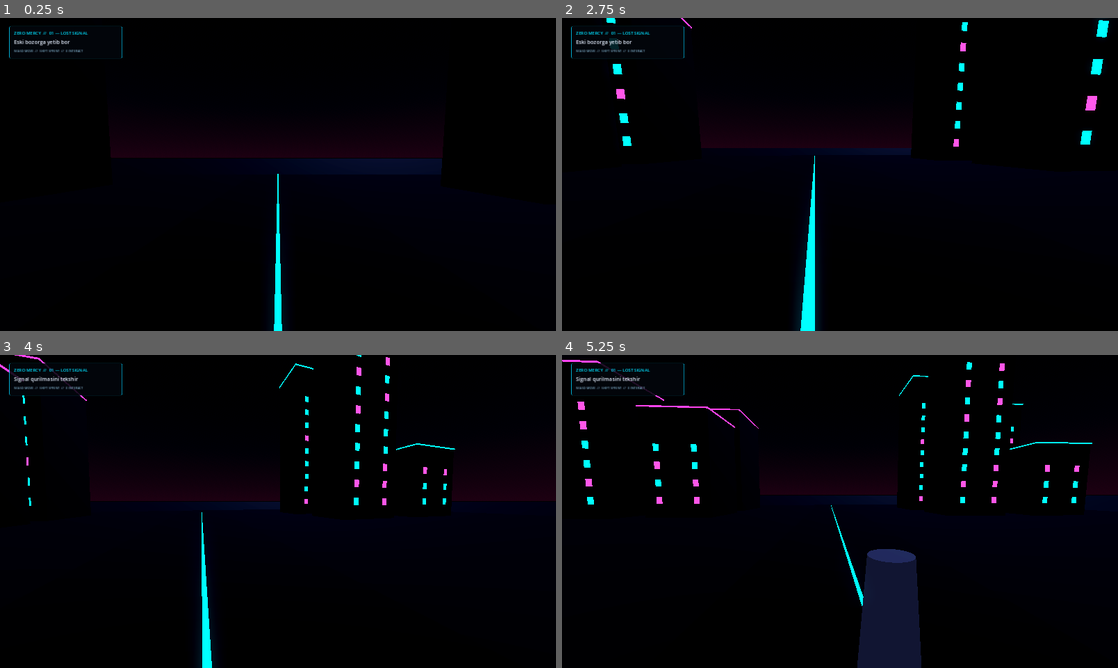
Above: before the commit, frames 1-4 (two rows, left to right).
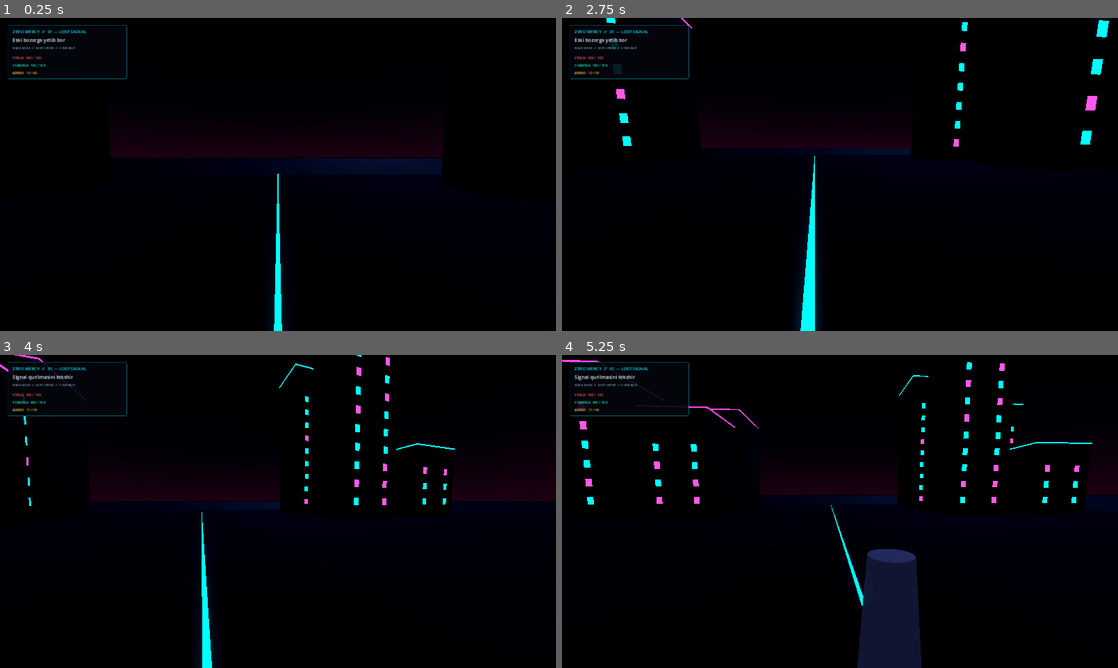
Above: after the commit, the same moments.

Repository: muharramoyxolmatova250-gif/ZERO-MERCY
Game: Godot game, scene res://scenes/main.tscn
The game is run twice, just before and just after one commit, with the same random seed, the same clock (stepped at 60 frames per second) and the same inputs.
Inputs (mouse positions are in pixels of both pictures, inside the frame that each line leads up to):
- Up to frame 1 (0.25 s): no input
- Up to frame 2 (2.75 s): tap Enter at 0.5 s; move the mouse to (867, 174) at 0.52 s; hold W (move_forward) from 0.53 s (still down); tap E (interact) at 0.6 s; click (867, 174) at 0.67 s; tap Space (jump) at 0.77, 1.52 s; move the mouse to (812, 174) at 1.27 s; tap Shift (sprint) at 1.35 s; move the mouse to (851, 168) at 2.02 s; tap R at 2.1 s
- Up to frame 3 (4 s): keep holding W (move_forward); move the mouse to (272, 517) at 2.77 s; tap E (interact) at 2.85 s; click (272, 517) at 2.92 s; tap Space (jump) at 3.02, 3.77 s; move the mouse to (316, 514) at 3.52 s; hold Shift (sprint) from 3.53 s (still down)
- Up to frame 4 (5.25 s): keep holding W (move_forward); move the mouse to (795, 508) at 4.27 s; release Shift (sprint) at 4.28 s; tap R at 4.35 s; tap Space (jump) at 4.52 s; move the mouse to (845, 511) at 5.02 s; tap E (interact) at 5.1 s; click (845, 511) at 5.17 s

The runs differ from the first frame. In frame 1, 0.7% of the frame differs, in the area x 1-23%, y 2-20%; in frame 2, 0.8%; in frame 3, 0.7%; in frame 4, 0.8%.

Commit message:
Add player vitals stamina and ammo to mission HUD

Diff:
--- a/scripts/ui/mission_hud.gd
+++ b/scripts/ui/mission_hud.gd
@@ -1,9 +1,13 @@
 extends CanvasLayer
-## Minimal mission HUD. Connects to MissionManager autoload.
+## Compact cyberpunk HUD for mission objective, player vitals and ammunition.
 
 var title_label: Label
 var objective_label: Label
 var status_label: Label
+var health_label: Label
+var stamina_label: Label
+var ammo_label: Label
+var player_ref: Node
 
 
 func _ready() -> void:
@@ -13,48 +17,87 @@
 		MissionManager.objective_updated.connect(_on_objective_updated)
 		MissionManager.mission_completed.connect(_on_mission_completed)
 		MissionManager.mission_failed.connect(_on_mission_failed)
+	var players := get_tree().get_nodes_in_group("player")
+	if not players.is_empty():
+		_bind_player(players[0])
 	if MissionManager.active_mission_id == "":
 		MissionManager.start_mission("prologue_signal")
 
 
 func _build_ui() -> void:
 	var panel := PanelContainer.new()
-	panel.position = Vector2(32, 28)
-	panel.custom_minimum_size = Vector2(390, 112)
+	panel.position = Vector2(28, 24)
+	panel.custom_minimum_size = Vector2(410, 170)
 	var style := StyleBoxFlat.new()
-	style.bg_color = Color(0.012, 0.022, 0.045, 0.88)
+	style.bg_color = Color(0.012, 0.022, 0.045, 0.9)
 	style.border_color = Color(0.0, 0.82, 1.0, 0.9)
 	style.set_border_width_all(1)
 	style.set_corner_radius_all(5)
-	style.content_margin_left = 16
-	style.content_margin_right = 16
-	style.content_margin_top = 12
-	style.content_margin_bottom = 12
+	style.content_margin_left = 15
+	style.content_margin_right = 15
+	style.content_margin_top = 11
+	style.content_margin_bottom = 11
 	panel.add_theme_stylebox_override("panel", style)
 	add_child(panel)
+	var column := VBoxContainer.new()
+	column.add_theme_constant_override("separation", 5)
+	panel.add_child(column)
+	title_label = _make_label("ZERO MERCY  //  MISSION", 15, Color(0.0, 0.88, 1.0))
+	column.add_child(title_label)
+	objective_label = _make_label("Loading objective...", 17, Color(0.9, 0.94, 1.0))
+	objective_label.autowrap_mode = TextServer.AUTOWRAP_WORD_SMART
+	column.add_child(objective_label)
+	status_label = _make_label("WASD MOVE  //  SHIFT SPRINT  //  E INTERACT", 10, Color(0.45, 0.62, 0.72))
+	column.add_child(status_label)
+	var separator := HSeparator.new()
+	column.add_child(separator)
+	health_label = _make_label("VITALS  100 / 100", 12, Color(1.0, 0.35, 0.42))
+	column.add_child(health_label)
+	stamina_label = _make_label("STAMINA  100 / 100", 12, Color(0.1, 0.9, 0.75))
+	column.add_child(stamina_label)
+	ammo_label = _make_label("AMMO  12 / 60", 12, Color(1.0, 0.78, 0.25))
+	column.add_child(ammo_label)
 
-	var column := VBoxContainer.new()
-	column.add_theme_constant_override("separation", 6)
-	panel.add_child(column)
 
-	title_label = Label.new()
-	title_label.text = "ZERO MERCY  //  MISSION"
-	title_label.add_theme_color_override("font_color", Color(0.0, 0.88, 1.0))
-	title_label.add_theme_font_size_override("font_size", 15)
-	column.add_child(title_label)
+func _make_label(value: String, font_size: int, color: Color) -> Label:
+	var label := Label.new()
+	label.text = value
+	label.add_theme_color_override("font_color", color)
+	label.add_theme_font_size_override("font_size", font_size)
+	return label
 
-	objective_label = Label.new()
-	objective_label.text = "Loading objective..."
-	objective_label.autowrap_mode = TextServer.AUTOWRAP_WORD_SMART
-	objective_label.add_theme_color_override("font_color", Color(0.9, 0.94, 1.0))
-	objective_label.add_theme_font_size_override("font_size", 18)
-	column.add_child(objective_label)
 
-	status_label = Label.new()
-	status_label.text = "WASD MOVE  //  SHIFT SPRINT  //  E INTERACT"
-	status_label.add_theme_color_override("font_color", Color(0.45, 0.62, 0.72))
-	status_label.add_theme_font_size_override("font_size", 11)
-	column.add_child(status_label)
+func _bind_player(target: Node) -> void:
+	player_ref = target
+	if player_ref.has_signal("health_changed"):
+		player_ref.health_changed.connect(_on_health_changed)
+	if player_ref.has_signal("stamina_changed"):
+		player_ref.stamina_changed.connect(_on_stamina_changed)
+	if player_ref.has_signal("ammo_changed"):
+		player_ref.ammo_changed.connect(_on_ammo_changed)
+	if player_ref.has_signal("player_died"):
+		player_ref.player_died.connect(_on_player_died)
+	if player_ref.has_method("get"):
+		_on_health_changed(float(player_ref.get("health")), float(player_ref.get("max_health")))
+		_on_stamina_changed(float(player_ref.get("stamina")), float(player_ref.get("stamina_max")))
+		_on_ammo_changed(int(player_ref.get("ammo_in_magazine")), int(player_ref.get("reserve_ammo")))
+
+
+func _on_health_changed(current: float, maximum: float) -> void:
+	health_label.text = "VITALS  %03d / %03d" % [roundi(current), roundi(maximum)]
+
+
+func _on_stamina_changed(current: float, maximum: float) -> void:
+	stamina_label.text = "STAMINA  %03d / %03d" % [roundi(current), roundi(maximum)]
+
+
+func _on_ammo_changed(magazine: int, reserve: int) -> void:
+	ammo_label.text = "AMMO  %02d / %02d" % [magazine, reserve]
+
+
+func _on_player_died() -> void:
+	objective_label.text = "DARA DOWN"
+	status_label.text = "PLAYER VITALS DEPLETED"
 
 
 func _on_mission_started(_mission_id: String, mission_title: String) -> void:
